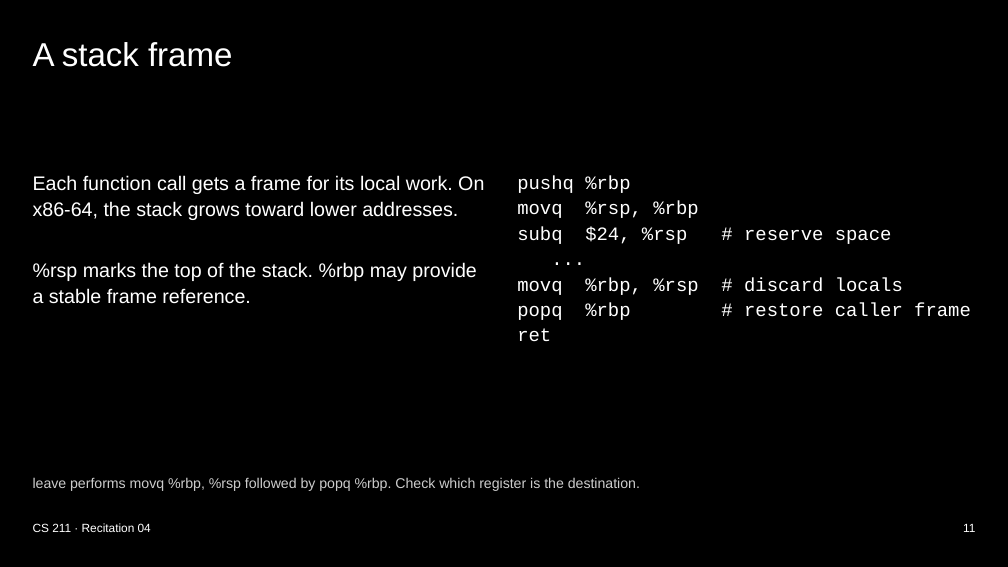
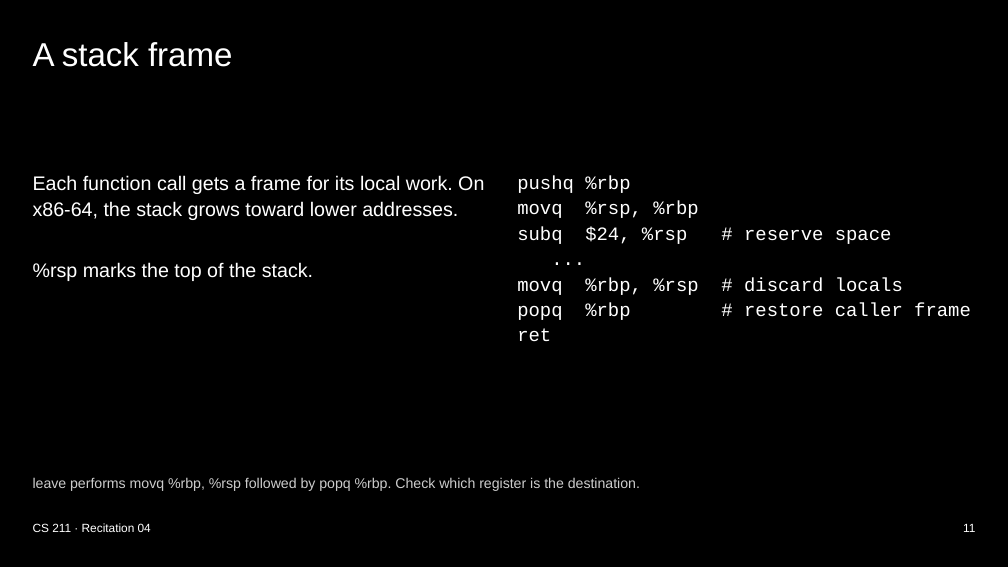
Before and after one commit to xsebby/portfolio, a slide deck: slide 11 of public/presentations/CS211_Recitation_4.pptx. Drawn at 1008x567 pixels with LibreOffice and Linux fonts; fonts in the diff are those of the drawing. Boxes give left, top, right and bottom in pixels: in the first picture for what was removed or moved away, otherwise in the second. Text is boxed around its words. In the diff, an @@ line names an element or a change of style, - is before the commit and + after.

Commit message:
Simplify stack frame explanation

```diff
--- a/public/presentations/CS211_Recitation_4.pptx
+++ b/public/presentations/CS211_Recitation_4.pptx
@@ text at [33,262,313,281]: text changed @@
-%rsp marks the top of the stack. %rbp may provide a stable frame reference.
+%rsp marks the top of the stack.
```
Also in this commit, not shown: 1 other file.
